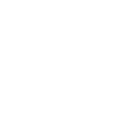
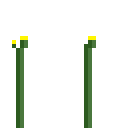
Layered file, before and after one edit (128px x 128px). Changes by layer:
added layer "Layer 4 copy 2" above "Layer 4" over (12, 36, 96, 128)
